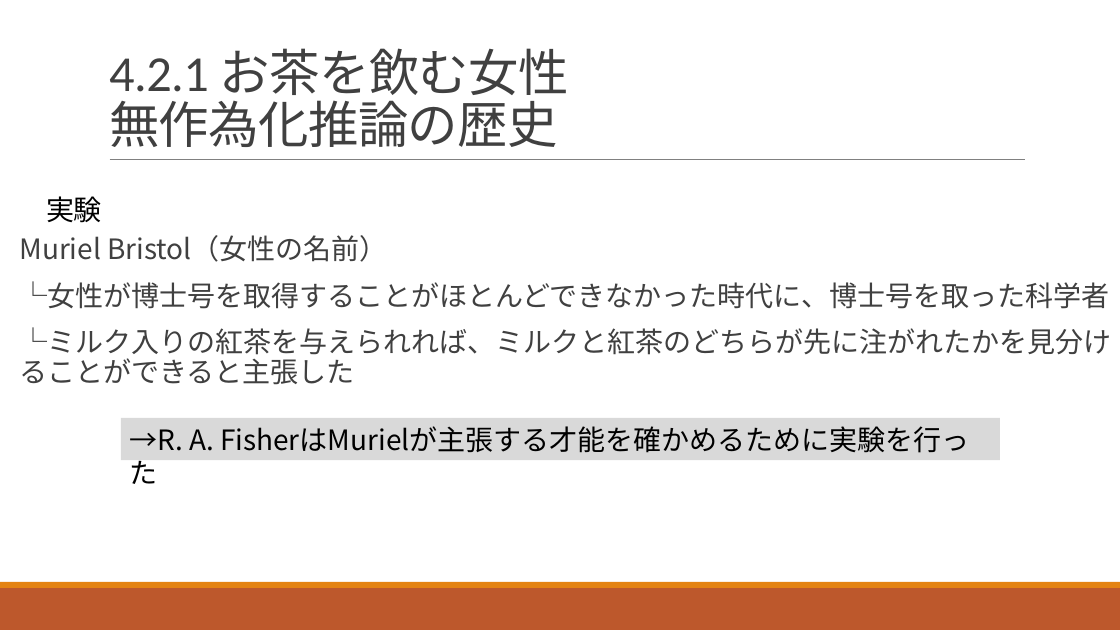
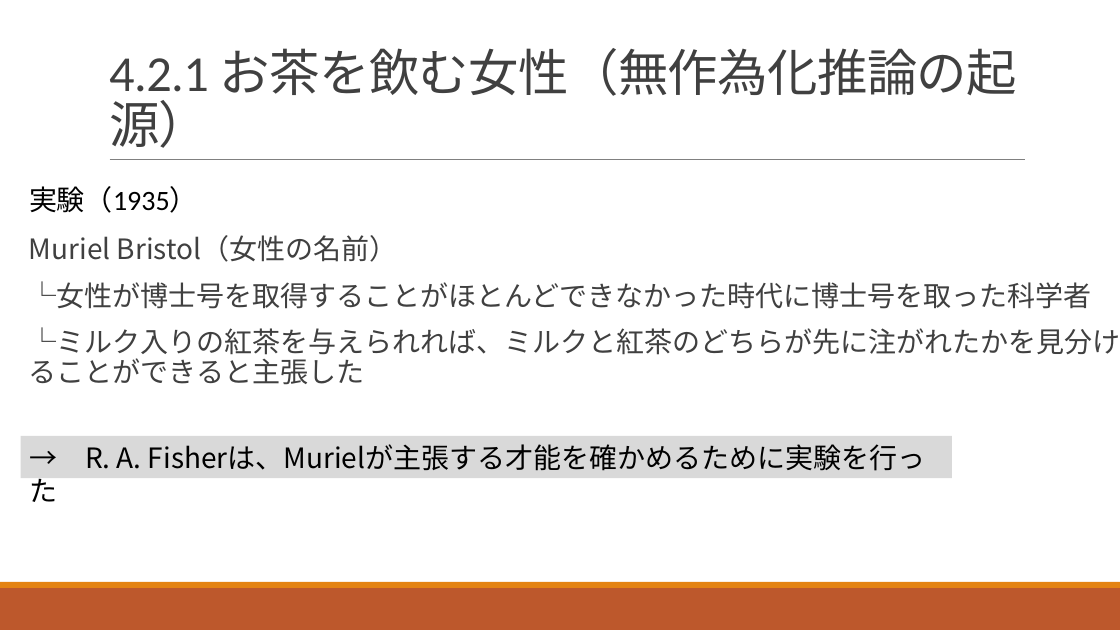
Before and after one commit to ritsuecon/owanseminar, a slide deck: slide 60 of 03-pocm/01-pocm_slides.pptx. Drawn at 1120x630 pixels with LibreOffice and Linux fonts; fonts in the diff are those of the drawing. Boxes give left, top, right and bottom in pixels: in the first picture for what was removed or moved away, otherwise in the second. Text is boxed around its words. In the diff, an @@ line names an element or a change of style, - is before the commit and + after.

```diff
--- a/03-pocm/01-pocm_slides.pptx
+++ b/03-pocm/01-pocm_slides.pptx
@@ title at [109, 48, 1017, 148]: text changed @@
-4.2.1 お茶を飲む女性
-無作為化推論の歴史
+4.2.1 お茶を飲む女性（無作為化推論の起源）
@@ text at [29, 186, 198, 213]: text changed @@
-実験
+実験（1935）
@@ text "Muriel Bristol（女性の名前）": place and size @@
-text "Muriel Bristol（女性の名前）" at [19, 235, 1111, 385]
+text "Muriel Bristol（女性の名前）" at [29, 235, 1120, 385]
@@ text at [29, 281, 1092, 309]: text changed @@
-  └女性が博士号を取得することがほとんどできなかった時代に、博士号を取った科学者
+  └女性が博士号を取得することがほとんどできなかった時代に博士号を取った科学者
@@ rectangle "→ R. A. Fisherは、Murielが主張する才能を確かめるために実験を行った": place and size @@
-rectangle "→ R. A. Fisherは、Murielが主張する才能を確かめるために実験を行った" at [121, 418, 1001, 460]
+rectangle "→ R. A. Fisherは、Murielが主張する才能を確かめるために実験を行った" at [21, 436, 953, 478]
@@ text in rectangle at [85, 444, 925, 471]: text changed @@
-→R. A. FisherはMurielが主張する才能を確かめるために実験を行った
+→ R. A. Fisherは、Murielが主張する才能を確かめるために実験を行った
```
Also in this commit, not shown: 12 other slides changed, 15 slides added, 11 slides removed.
